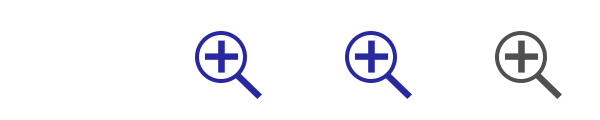
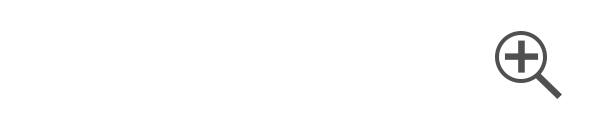
Before/after of a 600×120 layered artwork. What changed in the layer stack:
"按下": opacity 100% → 60% over [345, 31, 412, 99]
painted on "形状 1 副本 5" over [355, 40, 412, 99]
painted on "椭圆 1 副本 5" over [345, 31, 397, 83]
"高亮": opacity 100% → 80% over [195, 31, 262, 99]
painted on "形状 1 副本 4" over [205, 40, 262, 99]
painted on "椭圆 1 副本 4" over [195, 31, 247, 83]
